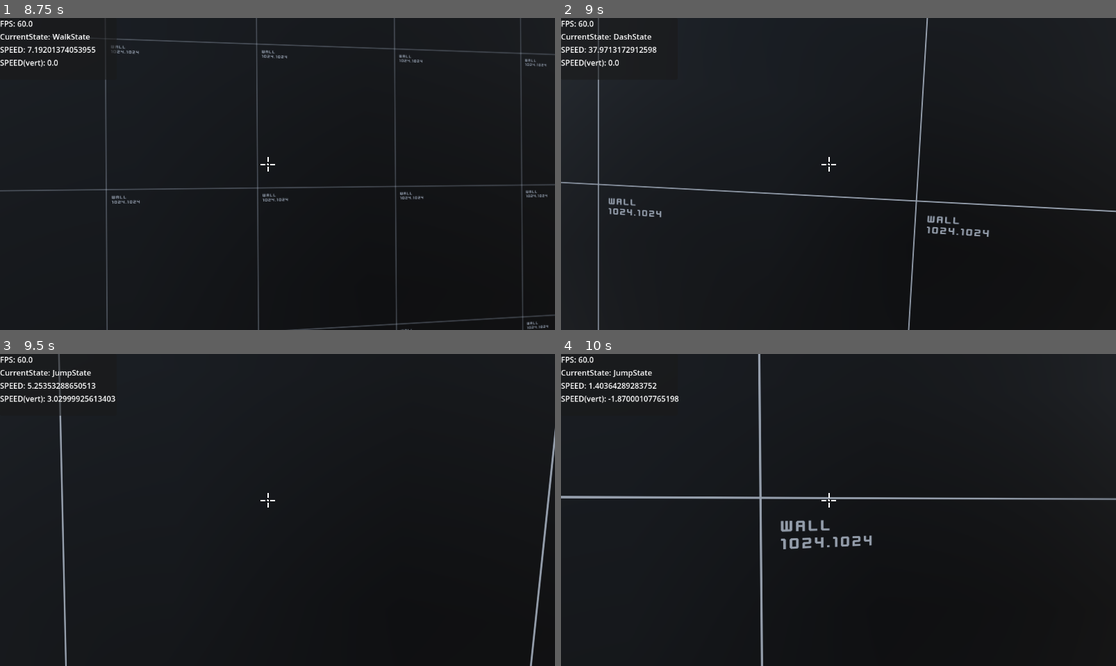
Above: before the commit, frames 1-4 (two rows, left to right).
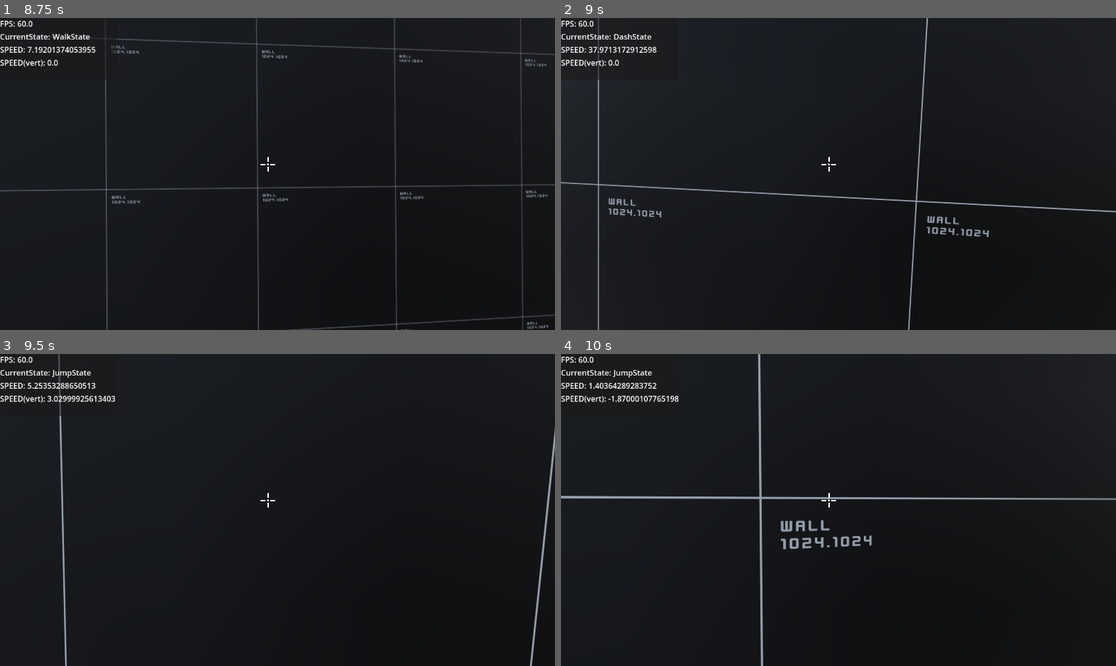
Above: after the commit, the same moments.

Repository: indieAYUSH/Godot-4.X-FPS-CONTROLLER-WITH-STATE-MACHINE-AND-INTERACTION-SYSTEM
Game: Godot game, scene res://Demo/prototyping_demo.tscn
Same seed, same stepped clock (60 frames per second), same inputs: the game is played once before the commit and once after it.
Inputs (mouse positions are in pixels of both pictures, inside the frame that each line leads up to):
- Up to frame 1 (8.75 s): move the mouse to (305, 174) at 0.52 s; hold C (crouch) 0.53-1.28 s; hold W (forward) 0.53-5.78 s; tap Space (jump) at 0.77, 1.07, 1.52, 1.55, 1.82, 2.1, 3.02, 3.32, 3.77, 3.8, 4.07, 4.52, 4.82, 6.02, 6.05, 6.32, 6.77, 7.07, 7.52, 7.82, 8.1 s; tap E (interact) at 0.8, 1.35, 3.05, 7.35 s; move the mouse to (249, 174) at 1.27 s; move the mouse to (288, 167) at 2.02 s; hold C (crouch) 2.03-2.78 s; move the mouse to (271, 180) at 2.77 s; tap X (Dash) at 2.85 s; move the mouse to (316, 177) at 3.52 s; tap S (baackward) at 3.6 s; move the mouse to (233, 170) at 4.27 s; tap C (crouch) at 4.35 s; move the mouse to (283, 174) at 5.02 s; hold E (interact) 5.03-5.78 s; move the mouse to (255, 167) at 5.77 s; hold D (right) 5.78-6.53 s; tap Shift (sprint) at 5.85 s; move the mouse to (305, 174) at 6.52 s; hold C (crouch) 6.53-7.28 s; hold W (forward) from 6.53 s (still down); move the mouse to (249, 174) at 7.27 s; move the mouse to (288, 167) at 8.02 s
- Up to frame 2 (9 s): move the mouse to (832, 180) at 8.77 s; release W (forward) at 8.78 s; hold A (left) from 8.78 s (still down); tap X (Dash) at 8.85 s
- Up to frame 3 (9.5 s): keep holding A (left); tap Space (jump) at 9.02, 9.32 s; tap C (crouch) at 9.05 s
- Up to frame 4 (10 s): move the mouse to (877, 513) at 9.52 s; release A (left) at 9.53 s; hold W (forward) from 9.53 s (still down); hold E (interact) from 9.53 s (still down); tap S (baackward) at 9.6 s; tap Space (jump) at 9.77 s

Frame 1 is identical in both runs. In frame 2, 0.5% of the frame differs, in the area x 0-100%, y 52-71%; in frame 3, less than 0.1%; in frame 4, less than 0.1%.

Commit message:
.

Diff:
--- /dev/null
+++ b/(-fsm)--fpp-controller-v2/Demo/enviroment_object/Sliding_doors.gd
@@ -0,0 +1,19 @@
+class_name SlindinDoor
+extends AnimatableDoors
+
+#
+#@export var doorcomponent : DoorComponent
+#
+#@export_category("Other variable")
+#@export var automatic_door_wait_time : float = 3.0
+#@export var Automatic_Closing : bool
+#
+#func _ready():
+	#if DoorAnimationPlayer:
+		#DoorAnimationPlayer.animation_finished.connect(door_animation_finished)
+#
+#func door_animation_finished(anim_name:String) -> void:
+	#if anim_name == DoorOpenAnimation and Automatic_Closing:
+		#await get_tree().create_timer(automatic_door_wait_time).timeout
+		#close_door()
+		#doorcomponent.door_func()
--- /dev/null
+++ b/(-fsm)--fpp-controller-v2/Demo/enviroment_object/ball.tscn
@@ -0,0 +1,16 @@
+[gd_scene load_steps=4 format=3 uid="uid://bndf836cxq3jw"]
+
+[ext_resource type="Material" uid="uid://c3gt017mgxqdo" path="res://Demo/materials and textures/orange.tres" id="1_xtadk"]
+
+[sub_resource type="SphereShape3D" id="SphereShape3D_ty24u"]
+
+[sub_resource type="SphereMesh" id="SphereMesh_jipm5"]
+material = ExtResource("1_xtadk")
+
+[node name="Ball" type="RigidBody3D"]
+
+[node name="CollisionShape3D" type="CollisionShape3D" parent="."]
+shape = SubResource("SphereShape3D_ty24u")
+
+[node name="MeshInstance3D" type="MeshInstance3D" parent="CollisionShape3D"]
+mesh = SubResource("SphereMesh_jipm5")
--- /dev/null
+++ b/(-fsm)--fpp-controller-v2/Demo/enviroment_object/door_wall.tscn
@@ -0,0 +1,13 @@
+[gd_scene load_steps=2 format=3 uid="uid://bmt3rgiwwe4ea"]
+
+[ext_resource type="Material" uid="uid://jm4tiq4lln34" path="res://Demo/materials and textures/black.tres" id="1_fr7g5"]
+
+[node name="DoorWall" type="CSGBox3D"]
+use_collision = true
+size = Vector3(7, 4, 0.25)
+material = ExtResource("1_fr7g5")
+
+[node name="DoorWay" type="CSGBox3D" parent="."]
+transform = Transform3D(1, 0, 0, 0, 1, 0, 0, 0, 1, 0, -0.47126913, 0)
+operation = 2
+size = Vector3(2.1, 3, 0.25)
--- a/(-fsm)--fpp-controller-v2/Demo/enviroment_object/rotating_doors.tscn
+++ b/(-fsm)--fpp-controller-v2/Demo/enviroment_object/rotating_doors.tscn
@@ -84,9 +84,10 @@
 operation = 2
 size = Vector3(2.1, 3, 0.25)
 
-[node name="AnimatableBody3D" type="AnimatableBody3D" parent="."]
+[node name="AnimatableBody3D" type="AnimatableBody3D" parent="." node_paths=PackedStringArray("doorcomponent")]
 transform = Transform3D(1.0000001, 0, 0, 0, 1, 0, 0, 0, 1.0000001, -1.0441668, 1.5, 0)
 script = ExtResource("2_x2vnr")
+doorcomponent = NodePath("DoorComponenet")
 
 [node name="InteractionComponent" type="Node" parent="AnimatableBody3D"]
 script = ExtResource("2_gvebf")
--- a/(-fsm)--fpp-controller-v2/Demo/enviroment_object/scripts/AnimatableDoors.gd
+++ b/(-fsm)--fpp-controller-v2/Demo/enviroment_object/scripts/AnimatableDoors.gd
@@ -1,24 +1,41 @@
 class_name AnimatableDoors
 extends AnimatableBody3D
 
+@export_category("Refrences")
 @export var DoorAnimationPlayer : AnimationPlayer
+@export var doorcomponent : DoorComponent
+
+@export_category("Animation vars")
+@export var DoorOpenAnimation : String = "open"
+@export var DoorClosingAnimation : String  = "close"
+
+
+@export_category("Other variable")
+@export var automatic_door_wait_time : float = 3.0
+@export var Automatic_Closing : bool
 
 func _ready():
 	get_animation_player()
+	DoorAnimationPlayer.animation_finished.connect(door_animation_finished)
+
 
 func open_door() -> void:
 	if DoorAnimationPlayer:
-		DoorAnimationPlayer.play("open")
+		DoorAnimationPlayer.play(DoorOpenAnimation)
 	else:
 		return
 
 func close_door()-> void :
 	if DoorAnimationPlayer:
-		DoorAnimationPlayer.play("close")
+		DoorAnimationPlayer.play(DoorClosingAnimation)
 	else:
 		return
 
 func get_animation_player()-> void:
-	for i in get_children():
-		if i is AnimationPlayer:
-			DoorAnimationPlayer = i
+	DoorAnimationPlayer = get_node_or_null("AnimationPlayer")
+
+func door_animation_finished(anim_name:String) -> void:
+	if anim_name == DoorOpenAnimation and Automatic_Closing:
+		await get_tree().create_timer(automatic_door_wait_time).timeout
+		close_door()
+		doorcomponent.door_func()
--- a/(-fsm)--fpp-controller-v2/Demo/enviroment_object/sliding_doors.tscn
+++ b/(-fsm)--fpp-controller-v2/Demo/enviroment_object/sliding_doors.tscn
@@ -1,37 +1,143 @@
-[gd_scene load_steps=5 format=3 uid="uid://byb78iggbxjwv"]
+[gd_scene load_steps=12 format=3 uid="uid://byb78iggbxjwv"]
 
-[ext_resource type="Material" uid="uid://jm4tiq4lln34" path="res://Demo/materials and textures/black.tres" id="1_tnr33"]
+[ext_resource type="PackedScene" uid="uid://bmt3rgiwwe4ea" path="res://Demo/enviroment_object/door_wall.tscn" id="1_kdmnj"]
+[ext_resource type="Script" uid="uid://de4h7qj4u7jy3" path="res://Demo/enviroment_object/scripts/AnimatableDoors.gd" id="2_kdmnj"]
+[ext_resource type="Script" uid="uid://pdgu0t75jx23" path="res://InterractionSystem/scripts/InteractionComponent.gd" id="3_y7mby"]
+[ext_resource type="Script" uid="uid://d0bdsxl84aamu" path="res://InterractionSystem/scripts/DoorComponenet.gd" id="4_7liqy"]
 
 [sub_resource type="BoxShape3D" id="BoxShape3D_xoeue"]
-size = Vector3(2.1, 3, 0.25)
+size = Vector3(2.1, 3, 0.12)
 
-[sub_resource type="StandardMaterial3D" id="StandardMaterial3D_vgvf5"]
+[sub_resource type="Animation" id="Animation_rwa2i"]
+resource_name = "open"
+length = 0.3
+tracks/0/type = "value"
+tracks/0/imported = false
+tracks/0/enabled = true
+tracks/0/path = NodePath("MeshInstance3D:position")
+tracks/0/interp = 1
+tracks/0/loop_wrap = true
+tracks/0/keys = {
+"times": PackedFloat32Array(0, 0.3),
+"transitions": PackedFloat32Array(1, 1),
+"update": 0,
+"values": [Vector3(0, 1.5, 0), Vector3(0, -1.411, 0)]
+}
+tracks/1/type = "value"
+tracks/1/imported = false
+tracks/1/enabled = true
+tracks/1/path = NodePath("CollisionShape3D:disabled")
+tracks/1/interp = 1
+tracks/1/loop_wrap = true
+tracks/1/keys = {
+"times": PackedFloat32Array(0, 0.29053715),
+"transitions": PackedFloat32Array(1, 1),
+"update": 1,
+"values": [false, true]
+}
+
+[sub_resource type="Animation" id="Animation_0yftb"]
+length = 0.001
+tracks/0/type = "value"
+tracks/0/imported = false
+tracks/0/enabled = true
+tracks/0/path = NodePath("MeshInstance3D:position")
+tracks/0/interp = 1
+tracks/0/loop_wrap = true
+tracks/0/keys = {
+"times": PackedFloat32Array(0),
+"transitions": PackedFloat32Array(1),
+"update": 0,
+"values": [Vector3(0, 1.5, 0)]
+}
+tracks/1/type = "value"
+tracks/1/imported = false
+tracks/1/enabled = true
+tracks/1/path = NodePath("CollisionShape3D:disabled")
+tracks/1/interp = 1
+tracks/1/loop_wrap = true
+tracks/1/keys = {
+"times": PackedFloat32Array(0),
+"transitions": PackedFloat32Array(1),
+"update": 1,
+"values": [false]
+}
+
+[sub_resource type="Animation" id="Animation_kig0k"]
+resource_name = "close"
+length = 0.3
+tracks/0/type = "value"
+tracks/0/imported = false
+tracks/0/enabled = true
+tracks/0/path = NodePath("MeshInstance3D:position")
+tracks/0/interp = 1
+tracks/0/loop_wrap = true
+tracks/0/keys = {
+"times": PackedFloat32Array(0, 0.3),
+"transitions": PackedFloat32Array(1, 1),
+"update": 0,
+"values": [Vector3(0, -1.411, 0), Vector3(0, 1.5, 0)]
+}
+tracks/1/type = "value"
+tracks/1/imported = false
+tracks/1/enabled = true
+tracks/1/path = NodePath("CollisionShape3D:disabled")
+tracks/1/interp = 1
+tracks/1/loop_wrap = true
+tracks/1/keys = {
+"times": PackedFloat32Array(0, 0.3),
+"transitions": PackedFloat32Array(1, 1),
+"update": 1,
+"values": [true, false]
+}
+
+[sub_resource type="AnimationLibrary" id="AnimationLibrary_j1o0c"]
+_data = {
+&"RESET": SubResource("Animation_0yftb"),
+&"close": SubResource("Animation_kig0k"),
+&"open": SubResource("Animation_rwa2i")
+}
+
+[sub_resource type="StandardMaterial3D" id="StandardMaterial3D_kdmnj"]
 diffuse_mode = 3
 specular_mode = 1
-albedo_color = Color(1, 0.58431375, 0, 1)
+albedo_color = Color(1, 0.7254902, 0, 1)
 
 [sub_resource type="BoxMesh" id="BoxMesh_kdmnj"]
-material = SubResource("StandardMaterial3D_vgvf5")
-size = Vector3(2.05, 3, 0.23)
+material = SubResource("StandardMaterial3D_kdmnj")
+size = Vector3(2.05, 3, 0.105)
 
 [node name="SlidingDoors" type="Node3D"]
 
-[node name="DoorWall" type="CSGBox3D" parent="."]
+[node name="DoorWall" parent="." instance=ExtResource("1_kdmnj")]
 transform = Transform3D(1, 0, 0, 0, 1, 0, 0, 0, 1, 0, 2, 0)
-use_collision = true
-size = Vector3(7, 4, 0.25)
-material = ExtResource("1_tnr33")
 
-[node name="DoorWay" type="CSGBox3D" parent="DoorWall"]
-transform = Transform3D(1, 0, 0, 0, 1, 0, 0, 0, 1, 0, -0.47126913, 0)
-operation = 2
-size = Vector3(2.1, 3, 0.25)
-
-[node name="AnimatableBody3D" type="AnimatableBody3D" parent="."]
+[node name="AnimatableBody3D" type="AnimatableBody3D" parent="." node_paths=PackedStringArray("doorcomponent")]
+script = ExtResource("2_kdmnj")
+doorcomponent = NodePath("DoorComponent")
+Automatic_Closing = true
+metadata/_custom_type_script = "uid://de4h7qj4u7jy3"
 
 [node name="CollisionShape3D" type="CollisionShape3D" parent="AnimatableBody3D"]
 transform = Transform3D(1, 0, 0, 0, 1, 0, 0, 0, 1, 0, 1.5, 0)
 shape = SubResource("BoxShape3D_xoeue")
 
-[node name="MeshInstance3D" type="MeshInstance3D" parent="AnimatableBody3D/CollisionShape3D"]
+[node name="AnimationPlayer" type="AnimationPlayer" parent="AnimatableBody3D"]
+libraries = {
+&"": SubResource("AnimationLibrary_j1o0c")
+}
+
+[node name="InteractionComponent" type="Node" parent="AnimatableBody3D"]
+script = ExtResource("3_y7mby")
+input_prompt = "Open Door"
+metadata/_custom_type_script = "uid://pdgu0t75jx23"
+
+[node name="DoorComponent" type="Node" parent="AnimatableBody3D"]
+script = ExtResource("4_7liqy")
+input_prompt_override = "open"
+metadata/_custom_type_script = "uid://d0bdsxl84aamu"
+
+[node name="MeshInstance3D" type="MeshInstance3D" parent="AnimatableBody3D"]
+transform = Transform3D(1, 0, 0, 0, 1, 0, 0, 0, 1, 0, 1.5, 0)
 mesh = SubResource("BoxMesh_kdmnj")
+skeleton = NodePath("../CollisionShape3D")
--- a/(-fsm)--fpp-controller-v2/Demo/materials and textures/orange.tres
+++ b/(-fsm)--fpp-controller-v2/Demo/materials and textures/orange.tres
@@ -1,8 +1,10 @@
 [gd_resource type="StandardMaterial3D" load_steps=2 format=3 uid="uid://c3gt017mgxqdo"]
 
-[ext_resource type="Texture2D" uid="uid://bpmyo10ciep3v" path="res://prototyping/assests/GreyboxTextures/GreyboxTextures/greybox_orange_grid.png" id="1_adxxr"]
+[ext_resource type="Texture2D" uid="uid://bpmyo10ciep3v" path="res://Demo/materials and textures/GreyboxTextures/greybox_orange_grid.png" id="1_adxxr"]
 
 [resource]
+diffuse_mode = 3
+specular_mode = 1
 albedo_texture = ExtResource("1_adxxr")
 uv1_triplanar = true
 uv1_world_triplanar = true
--- /dev/null
+++ b/(-fsm)--fpp-controller-v2/Demo/materials and textures/orange2.tres
@@ -0,0 +1,6 @@
+[gd_resource type="StandardMaterial3D" format=3 uid="uid://vysnmhp8r3t2"]
+
+[resource]
+diffuse_mode = 3
+specular_mode = 1
+albedo_color = Color(1, 0.4, 0, 1)
--- a/(-fsm)--fpp-controller-v2/Demo/prototyping_demo.tscn
+++ b/(-fsm)--fpp-controller-v2/Demo/prototyping_demo.tscn
@@ -9,6 +9,9 @@
 [ext_resource type="Script" uid="uid://pdgu0t75jx23" path="res://InterractionSystem/scripts/InteractionComponent.gd" id="6_xdb4v"]
 [ext_resource type="Texture2D" uid="uid://c3gnyoimc7oui" path="res://Assests/keyboard_e_outline.svg" id="8_ik3e0"]
 [ext_resource type="PackedScene" uid="uid://bppp0u74sbhsk" path="res://Demo/enviroment_object/rotating_doors.tscn" id="9_shq4a"]
+[ext_resource type="PackedScene" uid="uid://bndf836cxq3jw" path="res://Demo/enviroment_object/ball.tscn" id="10_ty24u"]
+[ext_resource type="PackedScene" uid="uid://j082prroqfpj" path="res://Demo/rigid_boxes.tscn" id="11_jipm5"]
+[ext_resource type="PackedScene" uid="uid://byb78iggbxjwv" path="res://Demo/enviroment_object/sliding_doors.tscn" id="12_jipm5"]
 
 [sub_resource type="ProceduralSkyMaterial" id="ProceduralSkyMaterial_psk1g"]
 sky_horizon_color = Color(0.662243, 0.671743, 0.686743, 1)
@@ -217,3 +220,24 @@
 
 [node name="Rotating_Doors" parent="props_boxes/StaticBody3D3" instance=ExtResource("9_shq4a")]
 transform = Transform3D(-1, 0, -8.742278e-08, 0, 1, 0, 8.742278e-08, 0, -1, 4.8363686, 0.47684002, 13.505562)
+
+[node name="Ball" parent="props_boxes" instance=ExtResource("10_ty24u")]
+transform = Transform3D(1, 0, 0, 0, 1, 0, 0, 0, 1, 0, 2.5433328, 0)
+
+[node name="Ball2" parent="props_boxes" instance=ExtResource("10_ty24u")]
+transform = Transform3D(1, 0, 0, 0, 1, 0, 0, 0, 1, 0, 2.5433328, 3.520756)
+
+[node name="RigidBoxes" parent="props_boxes" instance=ExtResource("11_jipm5")]
+transform = Transform3D(1, 0, 0, 0, 1, 0, 0, 0, 1, 0, 2.0930474, 2.2348394)
+
+[node name="RigidBoxesMedium" parent="props_boxes" instance=ExtResource("11_jipm5")]
+transform = Transform3D(1, 0, 0, 0, 1, 0, 0, 0, 1, 0, 0.93438196, 5.613037)
+
+[node name="RigidBoxesMedium2" parent="props_boxes" instance=ExtResource("11_jipm5")]
+transform = Transform3D(1, 0, 0, 0, 1, 0, 0, 0, 1, 0, 2.0930474, 7.6646204)
+
+[node name="Map" type="Node3D" parent="."]
+transform = Transform3D(1, 0, 0, 0, 1, 0, 0, 0, 1, -14.034122, 0, 22.332287)
+
+[node name="SlidingDoors" parent="Map" instance=ExtResource("12_jipm5")]
+transform = Transform3D(1, 0, 0, 0, 1, 0, 0, 0, 1, 0, 0.48313665, 0)
--- /dev/null
+++ b/(-fsm)--fpp-controller-v2/Demo/rigid_boxes.tscn
@@ -0,0 +1,18 @@
+[gd_scene load_steps=4 format=3 uid="uid://j082prroqfpj"]
+
+[ext_resource type="Material" uid="uid://c3gt017mgxqdo" path="res://Demo/materials and textures/orange.tres" id="1_kbg81"]
+
+[sub_resource type="BoxShape3D" id="BoxShape3D_0urgx"]
+size = Vector3(0.9, 0.9, 0.9)
+
+[sub_resource type="BoxMesh" id="BoxMesh_d5eq7"]
+material = ExtResource("1_kbg81")
+size = Vector3(0.9, 0.9, 0.9)
+
+[node name="RigidBoxes" type="RigidBody3D"]
+
+[node name="CollisionShape3D" type="CollisionShape3D" parent="."]
+shape = SubResource("BoxShape3D_0urgx")
+
+[node name="MeshInstance3D" type="MeshInstance3D" parent="CollisionShape3D"]
+mesh = SubResource("BoxMesh_d5eq7")
--- a/(-fsm)--fpp-controller-v2/InterractionSystem/scripts/DoorComponenet.gd
+++ b/(-fsm)--fpp-controller-v2/InterractionSystem/scripts/DoorComponenet.gd
@@ -4,6 +4,7 @@
 @export var input_prompt_override : String
 @export var locked : bool
 @export var Interaction_Component : InteractionComponent
+
 
 var parent
 var is_open : bool
@@ -19,13 +20,10 @@
 	if !locked:
 		if is_open:
 			parent.close_door()
-			print("closed")
 			input_prompt_override = "Open Door"
-
 			is_open = false
 		else:
 			parent.open_door()
-			print("opened")
 			input_prompt_override = "Close Door"
 			is_open = true
 	if  Interaction_Component:
--- a/(-fsm)--fpp-controller-v2/InterractionSystem/scripts/InteractionComponent.gd
+++ b/(-fsm)--fpp-controller-v2/InterractionSystem/scripts/InteractionComponent.gd
@@ -32,7 +32,7 @@
 	MessageBus.ResetContextMenu.emit()
 
 func on_interacted():
-	print("interacted")
+	pass
 
 
 
--- /dev/null
+++ b/(-fsm)--fpp-controller-v2/Other scripts/AutoLoads/Global.gd
@@ -0,0 +1,4 @@
+extends Node
+
+
+var Player : PlayerController
--- /dev/null
+++ b/(-fsm)--fpp-controller-v2/Other scripts/Components/PhysicsInteractionComponent.gd
@@ -0,0 +1,24 @@
+
+class_name PhysicsInteractionComponent
+extends Node
+
+@export var enabled : bool
+
+@export_category("Rerences")
+@export var controller_body: CharacterBody3D
+
+@export_category("Variables")
+@export var max_applied_force : float = 10.0
+
+func _physics_process(delta):
+	if not enabled or not controller_body:
+		return
+
+	if controller_body.get_slide_collision_count() > 0:
+		var collision = controller_body.get_last_slide_collision()
+		var collider = collision.get_collider()
+		if collider is RigidBody3D:
+			var normal = -collision.get_normal()
+			var speed = clamp(controller_body.velocity.length(), 1.0, 5.0) # limit impulse
+			var impulse_pos = collision.get_position() - collision.get_collider().global_position
+			collider.apply_impulse(max_applied_force * speed * normal, impulse_pos)
--- a/(-fsm)--fpp-controller-v2/player/scene/player.tscn
+++ b/(-fsm)--fpp-controller-v2/player/scene/player.tscn
@@ -20,12 +20,6 @@
 [ext_resource type="Texture2D" uid="uid://c2p4g2rmg3711" path="res://Assests/keyboard_e.svg" id="16_v58eg"]
 [ext_resource type="FontFile" uid="uid://3op67rxtj0f6" path="res://Assests/roboto/Roboto-Black.ttf" id="17_xkm3v"]
 
-[sub_resource type="CapsuleShape3D" id="CapsuleShape3D_mbkfo"]
-height = 1.7
-
-[sub_resource type="CapsuleShape3D" id="CapsuleShape3D_qvlqn"]
-height = 1.1
-
 [sub_resource type="SphereShape3D" id="SphereShape3D_hu6bb"]
 
 [sub_resource type="Animation" id="Animation_iqofo"]
@@ -107,6 +101,62 @@
 "values": [Vector3(0, -0.35367805, 0), Vector3(0, -0.14959788, 0)]
 }
 
+[sub_resource type="Animation" id="Animation_w2vqi"]
+resource_name = "jump"
+length = 0.3
+tracks/0/type = "value"
+tracks/0/imported = false
+tracks/0/enabled = true
+tracks/0/path = NodePath("head/CameraControllerComponent/CameraJuice/rot_pivot/Camera3D:rotation")
+tracks/0/interp = 1
+tracks/0/loop_wrap = true
+tracks/0/keys = {
+"times": PackedFloat32Array(0, 0.17049819, 0.3),
+"transitions": PackedFloat32Array(1, 1, 1),
+"update": 0,
+"values": [Vector3(0, 0, 0), Vector3(-0.05235988, 0, 0), Vector3(0, 0, 0)]
+}
+tracks/1/type = "value"
+tracks/1/imported = false
+tracks/1/enabled = true
+tracks/1/path = NodePath("head/CameraControllerComponent/CameraJuice/rot_pivot/Camera3D:position")
+tracks/1/interp = 1
+tracks/1/loop_wrap = true
+tracks/1/keys = {
+"times": PackedFloat32Array(0, 0.17049819, 0.3),
+"transitions": PackedFloat32Array(1, 1, 1),
+"update": 0,
+"values": [Vector3(0, 0, 0), Vector3(0, -0.1, 0), Vector3(0, 0, 0)]
+}
+
+[sub_resource type="Animation" id="Animation_ojh3p"]
+resource_name = "land"
+length = 0.3
+tracks/0/type = "value"
+tracks/0/imported = false
+tracks/0/enabled = true
+tracks/0/path = NodePath("head/CameraControllerComponent/CameraJuice/rot_pivot/Camera3D:rotation")
+tracks/0/interp = 1
+tracks/0/loop_wrap = true
+tracks/0/keys = {
+"times": PackedFloat32Array(0, 0.17049819, 0.3),
+"transitions": PackedFloat32Array(1, 1, 1),
+"update": 0,
+"values": [Vector3(0, 0, 0), Vector3(0.05235988, 0, 0), Vector3(0, 0, 0)]
+}
+tracks/1/type = "value"
+tracks/1/imported = false
+tracks/1/enabled = true
+tracks/1/path = NodePath("head/CameraControllerComponent/CameraJuice/rot_pivot/Camera3D:position")
+tracks/1/interp = 1
+tracks/1/loop_wrap = true
+tracks/1/keys = {
+"times": PackedFloat32Array(0, 0.17049819, 0.3),
+"transitions": PackedFloat32Array(1, 1, 1),
+"update": 0,
+"values": [Vector3(0, 0, 0), Vector3(0, 0.1, 0), Vector3(0, 0, 0)]
+}
+
 [sub_resource type="Animation" id="Animation_hu6bb"]
 resource_name = "standing"
 length = 0.1
@@ -151,62 +201,6 @@
 "values": [Vector3(0, -0.0815711, 0), Vector3(0, -0.35367805, 0)]
 }
 
-[sub_resource type="Animation" id="Animation_w2vqi"]
-resource_name = "jump"
-length = 0.3
-tracks/0/type = "value"
-tracks/0/imported = false
-tracks/0/enabled = true
-tracks/0/path = NodePath("head/CameraControllerComponent/CameraJuice/rot_pivot/Camera3D:rotation")
-tracks/0/interp = 1
-tracks/0/loop_wrap = true
-tracks/0/keys = {
-"times": PackedFloat32Array(0, 0.17049819, 0.3),
-"transitions": PackedFloat32Array(1, 1, 1),
-"update": 0,
-"values": [Vector3(0, 0, 0), Vector3(-0.05235988, 0, 0), Vector3(0, 0, 0)]
-}
-tracks/1/type = "value"
-tracks/1/imported = false
-tracks/1/enabled = true
-tracks/1/path = NodePath("head/CameraControllerComponent/CameraJuice/rot_pivot/Camera3D:position")
-tracks/1/interp = 1
-tracks/1/loop_wrap = true
-tracks/1/keys = {
-"times": PackedFloat32Array(0, 0.17049819, 0.3),
-"transitions": PackedFloat32Array(1, 1, 1),
-"update": 0,
-"values": [Vector3(0, 0, 0), Vector3(0, -0.1, 0), Vector3(0, 0, 0)]
-}
-
-[sub_resource type="Animation" id="Animation_ojh3p"]
-resource_name = "land"
-length = 0.3
-tracks/0/type = "value"
-tracks/0/imported = false
-tracks/0/enabled = true
-tracks/0/path = NodePath("head/CameraControllerComponent/CameraJuice/rot_pivot/Camera3D:rotation")
-tracks/0/interp = 1
-tracks/0/loop_wrap = true
-tracks/0/keys = {
-"times": PackedFloat32Array(0, 0.17049819, 0.3),
-"transitions": PackedFloat32Array(1, 1, 1),
-"update": 0,
-"values": [Vector3(0, 0, 0), Vector3(0.05235988, 0, 0), Vector3(0, 0, 0)]
-}
-tracks/1/type = "value"
-tracks/1/imported = false
-tracks/1/enabled = true
-tracks/1/path = NodePath("head/CameraControllerComponent/CameraJuice/rot_pivot/Camera3D:position")
-tracks/1/interp = 1
-tracks/1/loop_wrap = true
-tracks/1/keys = {
-"times": PackedFloat32Array(0, 0.17049819, 0.3),
-"transitions": PackedFloat32Array(1, 1, 1),
-"update": 0,
-"values": [Vector3(0, 0, 0), Vector3(0, 0.1, 0), Vector3(0, 0, 0)]
-}
-
 [sub_resource type="AnimationLibrary" id="AnimationLibrary_h4jra"]
 _data = {
 &"RESET": SubResource("Animation_iqofo"),
@@ -220,18 +214,16 @@
 [sub_resource type="LabelSettings" id="LabelSettings_xsu4s"]
 font = ExtResource("17_xkm3v")
 
+[sub_resource type="CapsuleShape3D" id="CapsuleShape3D_mbkfo"]
+height = 1.7
+
+[sub_resource type="CapsuleShape3D" id="CapsuleShape3D_qvlqn"]
+height = 1.1
+
 [node name="Player" type="CharacterBody3D" node_paths=PackedStringArray("player_statemachine", "CameraJuice_Component")]
 script = ExtResource("1_qvlqn")
 player_statemachine = NodePath("PlayerStateMachine")
 CameraJuice_Component = NodePath("head/CameraControllerComponent/CameraJuice")
-
-[node name="uncrouched_collision_shape" type="CollisionShape3D" parent="."]
-shape = SubResource("CapsuleShape3D_mbkfo")
-
-[node name="crouched_collsion_shape" type="CollisionShape3D" parent="."]
-transform = Transform3D(1, 0, 0, 0, 1, 0, 0, 0, 1, 0, -0.2991699, 0)
-shape = SubResource("CapsuleShape3D_qvlqn")
-disabled = true
 
 [node name="head" type="Node3D" parent="."]
 unique_name_in_owner = true
@@ -472,5 +464,13 @@
 
 [node name="DashCoolDown" type="Timer" parent="TimersHolderComponent"]
 
+[node name="uncrouched_collision_shape" type="CollisionShape3D" parent="."]
+shape = SubResource("CapsuleShape3D_mbkfo")
+
+[node name="crouched_collsion_shape" type="CollisionShape3D" parent="."]
+transform = Transform3D(1, 0, 0, 0, 1, 0, 0, 0, 1, 0, -0.2991699, 0)
+shape = SubResource("CapsuleShape3D_qvlqn")
+disabled = true
+
 [connection signal="state_changed" from="PlayerStateMachine" to="Debug_ui" method="_on_player_state_machine_state_changed"]
 [connection signal="timeout" from="TimersHolderComponent/DashCoolDown" to="PlayerStateMachine/DashState" method="_on_dash_cool_down_timeout"]
--- a/(-fsm)--fpp-controller-v2/player/scripts/player.gd
+++ b/(-fsm)--fpp-controller-v2/player/scripts/player.gd
@@ -11,7 +11,7 @@
 @onready var obstacle_checker = %ShapeCast3D
 @onready var player_animation = $PlayerAnimation
 
-@export_category("Refrences")
+@export_category("Component Refrences")
 @export var player_statemachine : StateMachine
 @export var CameraJuice_Component : CameraJuiceComponent
 
@@ -25,6 +25,7 @@
 
 func _ready():
 	obstacle_checker.add_exception(self)
+	Global.Player = self
 
 func _physics_process(delta):
 
--- a/(-fsm)--fpp-controller-v2/project.godot
+++ b/(-fsm)--fpp-controller-v2/project.godot
@@ -18,6 +18,7 @@
 [autoload]
 
 MessageBus="*res://Other scripts/AutoLoads/Message_BUS.gd"
+Global="*res://Other scripts/AutoLoads/Global.gd"
 
 [input]
 
Not shown, added: (-fsm)--fpp-controller-v2/Demo/enviroment_object/Sliding_doors.gd.uid
Not shown: 1 places in (-fsm)--fpp-controller-v2/Demo/prototyping_demo.tscn that only renumber resources
Not shown, added: (-fsm)--fpp-controller-v2/Other scripts/AutoLoads/Global.gd.uid
Not shown, added: (-fsm)--fpp-controller-v2/Other scripts/Components/PhysicsInteractionComponent.gd.uid
